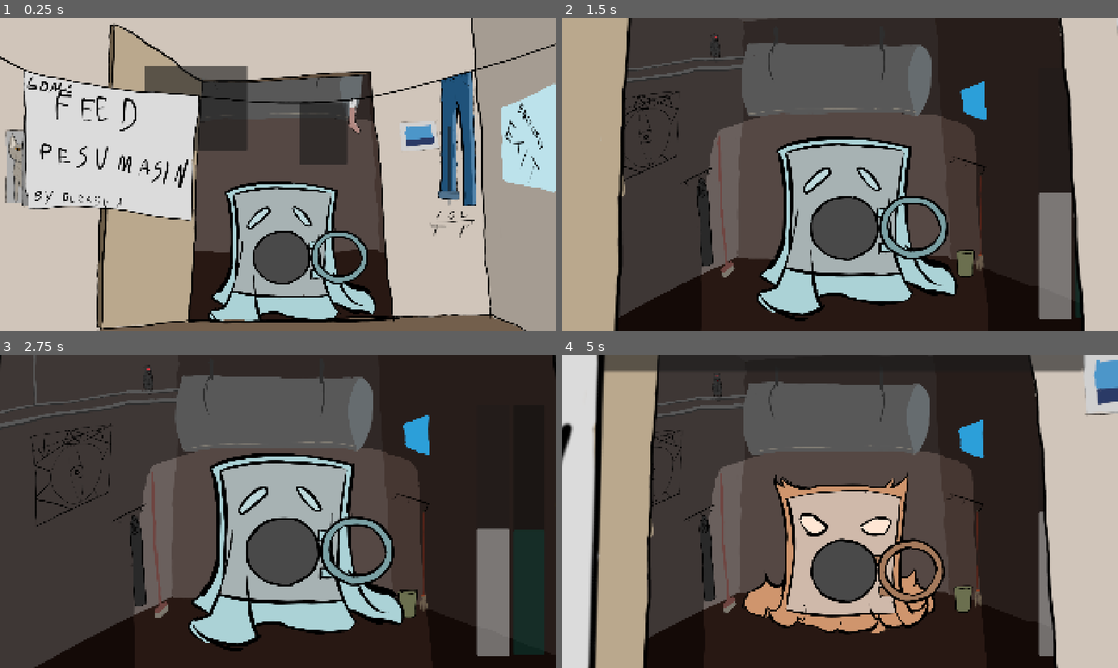
Above: before the commit, frames 1-4 (two rows, left to right).
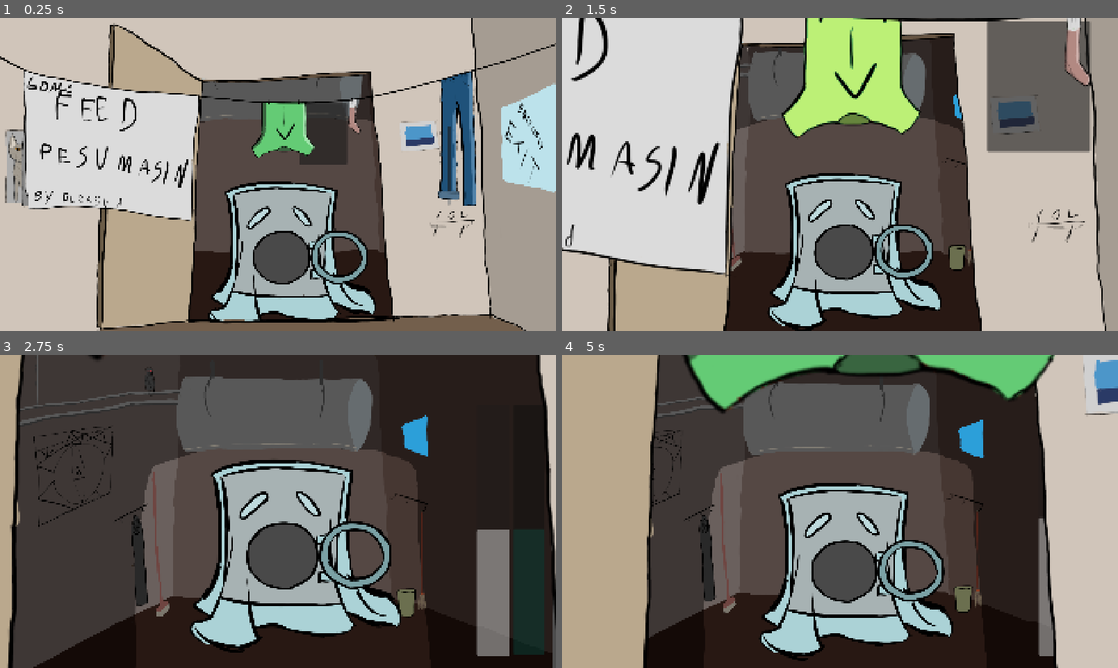
Above: after the commit, the same moments.

Repository: Kuulimagnaat/mangujamm2026
Game: Godot game, scene res://main.tscn
Two runs of this game, one before a commit and one after it. Both use one fixed random seed, a clock stepped at 60 frames per second and the inputs below.
Inputs (mouse positions are in pixels of both pictures, inside the frame that each line leads up to):
- Up to frame 1 (0.25 s): no input
- Up to frame 2 (1.5 s): click (756, 108) at 0.52 s; click (845, 127) at 1.27 s
- Up to frame 3 (2.75 s): move the mouse to (278, 542) at 2.02 s; press the mouse at (278, 542) at 2.03 s
- Up to frame 4 (5 s): move the mouse to (728, 527) at 2.77 s; release the mouse at (728, 527) at 2.78 s; click (728, 527) at 2.85 s; move the mouse to (895, 442) at 3.52 s; press the mouse at (895, 442) at 3.53 s; tap Enter at 4.25 s; move the mouse to (812, 574) at 4.27 s; release the mouse at (812, 574) at 4.28 s; click (812, 574) at 4.35 s

The runs differ from the first frame. In frame 1, 4.5% of the frame differs, in the area x 26-57%, y 15-45%; in frame 2, 79%, in the area x 0-100%, y 0-100%; in frame 3, 14%; in frame 4, 25%.

Commit message:
uusstardinupp

Diff:
--- a/proj/Main.gd
+++ b/proj/Main.gd
@@ -28,7 +28,8 @@
 var mental
 # Called when the node enters the scene tree for the first time.
 func _ready() -> void:
-	$Menuu/Mangi.pressed.connect(MängiNupuVajutusel)
+	#$Menuu/Mangi.pressed.connect(MängiNupuVajutusel)
+
 	mõõt = $"Ghost-o-meter"
 	mõõt.value = Global.rahulolu
 	mental = $"Mental meter"
@@ -129,3 +130,8 @@
 	Global.mental = 50
 	Global.rahulolu = 50
 	get_tree().reload_current_scene()
+
+
+
+func _on_button_pressed() -> void:
+	MängiNupuVajutusel()
--- a/proj/main.tscn
+++ b/proj/main.tscn
@@ -10,6 +10,8 @@
 [ext_resource type="Texture2D" uid="uid://dobdahkoxf81o" path="res://Joonistused/Valikud.png" id="6_4c57u"]
 [ext_resource type="Script" uid="uid://cwlaesoua1f5f" path="res://sein.gd" id="8_kek77"]
 [ext_resource type="PackedScene" uid="uid://eqgn3tvg73hk" path="res://pesumasin.tscn" id="10_4c57u"]
+[ext_resource type="Script" uid="uid://bvllfa5sx50vb" path="res://sarknupp.gd" id="11_dg77c"]
+[ext_resource type="Texture2D" uid="uid://btgilldkqx0xx" path="res://Joonistused/enter.png" id="11_efxa6"]
 
 [sub_resource type="Animation" id="Animation_efxa6"]
 resource_name = "MenüüstMängu"
@@ -106,9 +108,21 @@
 tracks/7/loop_wrap = true
 tracks/7/keys = {
 "times": PackedFloat32Array(0, 2),
-"transitions": PackedFloat32Array(1, 1),
+"transitions": PackedFloat32Array(0.42044842, 1),
 "update": 0,
 "values": [Vector2(300, 0), Vector2(0, 0)]
+}
+tracks/8/type = "value"
+tracks/8/imported = false
+tracks/8/enabled = true
+tracks/8/path = NodePath("sarknupp:scale")
+tracks/8/interp = 1
+tracks/8/loop_wrap = true
+tracks/8/keys = {
+"times": PackedFloat32Array(0, 1.96),
+"transitions": PackedFloat32Array(0.5, 0.5),
+"update": 0,
+"values": [Vector2(1, 1), Vector2(10, 10)]
 }
 
 [sub_resource type="Animation" id="Animation_4c57u"]
@@ -116,14 +130,14 @@
 tracks/0/type = "value"
 tracks/0/imported = false
 tracks/0/enabled = true
-tracks/0/path = NodePath("Menuu/Nöör:position")
+tracks/0/path = NodePath("sarknupp:scale")
 tracks/0/interp = 1
 tracks/0/loop_wrap = true
 tracks/0/keys = {
 "times": PackedFloat32Array(0),
 "transitions": PackedFloat32Array(1),
 "update": 0,
-"values": [Vector2(300, 0)]
+"values": [Vector2(1, 1)]
 }
 
 [sub_resource type="AnimationLibrary" id="AnimationLibrary_efxa6"]
@@ -171,13 +185,6 @@
 offset_right = -300.0
 script = ExtResource("2_5vw27")
 
-[node name="Mangi" type="Button" parent="Menuu" unique_id=1135193109]
-layout_mode = 0
-offset_left = -161.0
-offset_top = -375.0
-offset_right = 194.0
-offset_bottom = -82.0
-
 [node name="Valja" type="Button" parent="Menuu" unique_id=91706466]
 layout_mode = 0
 offset_left = 374.0
@@ -236,3 +243,20 @@
 [node name="Pesumasin" parent="." unique_id=1650951301 instance=ExtResource("10_4c57u")]
 position = Vector2(0, 234.885)
 scale = Vector2(0.776, 0.776)
+
+[node name="sarknupp" type="Node2D" parent="." unique_id=1262396135]
+script = ExtResource("11_dg77c")
+
+[node name="Sprite2D" type="Sprite2D" parent="sarknupp" unique_id=290715237]
+texture = ExtResource("11_efxa6")
+
+[node name="Button" type="Button" parent="sarknupp/Sprite2D" unique_id=2141296948]
+offset_left = -88.0
+offset_top = -260.0
+offset_right = 121.0
+offset_bottom = -58.0
+flat = true
+
+[connection signal="mouse_entered" from="sarknupp/Sprite2D/Button" to="sarknupp" method="_on_button_mouse_entered"]
+[connection signal="mouse_exited" from="sarknupp/Sprite2D/Button" to="sarknupp" method="_on_button_mouse_exited"]
+[connection signal="pressed" from="sarknupp/Sprite2D/Button" to="." method="_on_button_pressed"]
--- /dev/null
+++ b/proj/sarknupp.gd
@@ -0,0 +1,9 @@
+extends Node2D
+
+
+func _on_button_mouse_entered() -> void:
+	$Sprite2D.texture = load("res://Joonistused/enter_active.png")
+
+
+func _on_button_mouse_exited() -> void:
+	$Sprite2D.texture = load("res://Joonistused/enter.png")
Binary file changed: proj/Joonistused/enter.png
Binary file changed: proj/Joonistused/enter_active.png
Not shown, added: proj/sarknupp.gd.uid
Not shown, added: proj/main.tscn658633504.tmp
